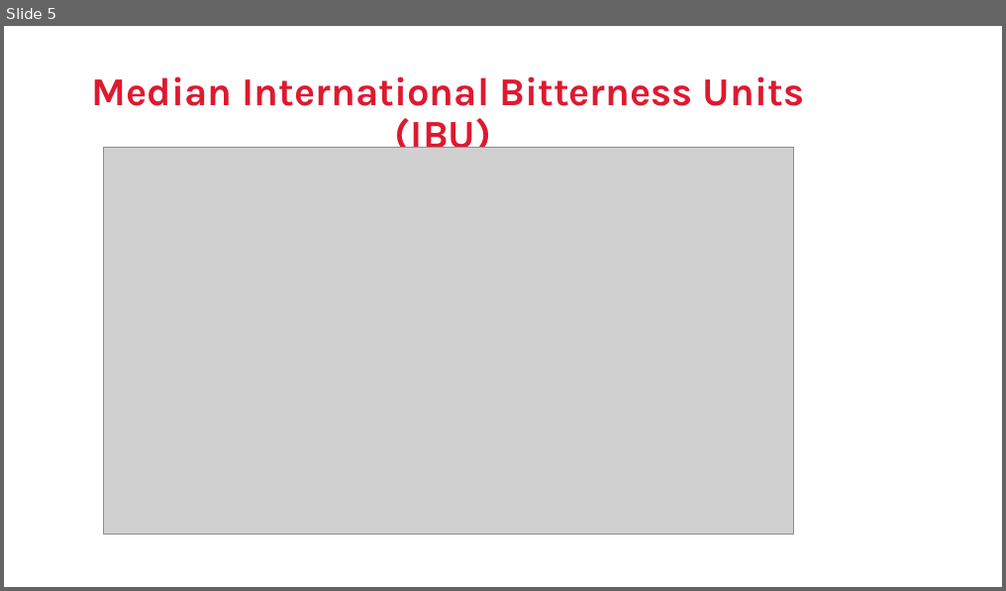
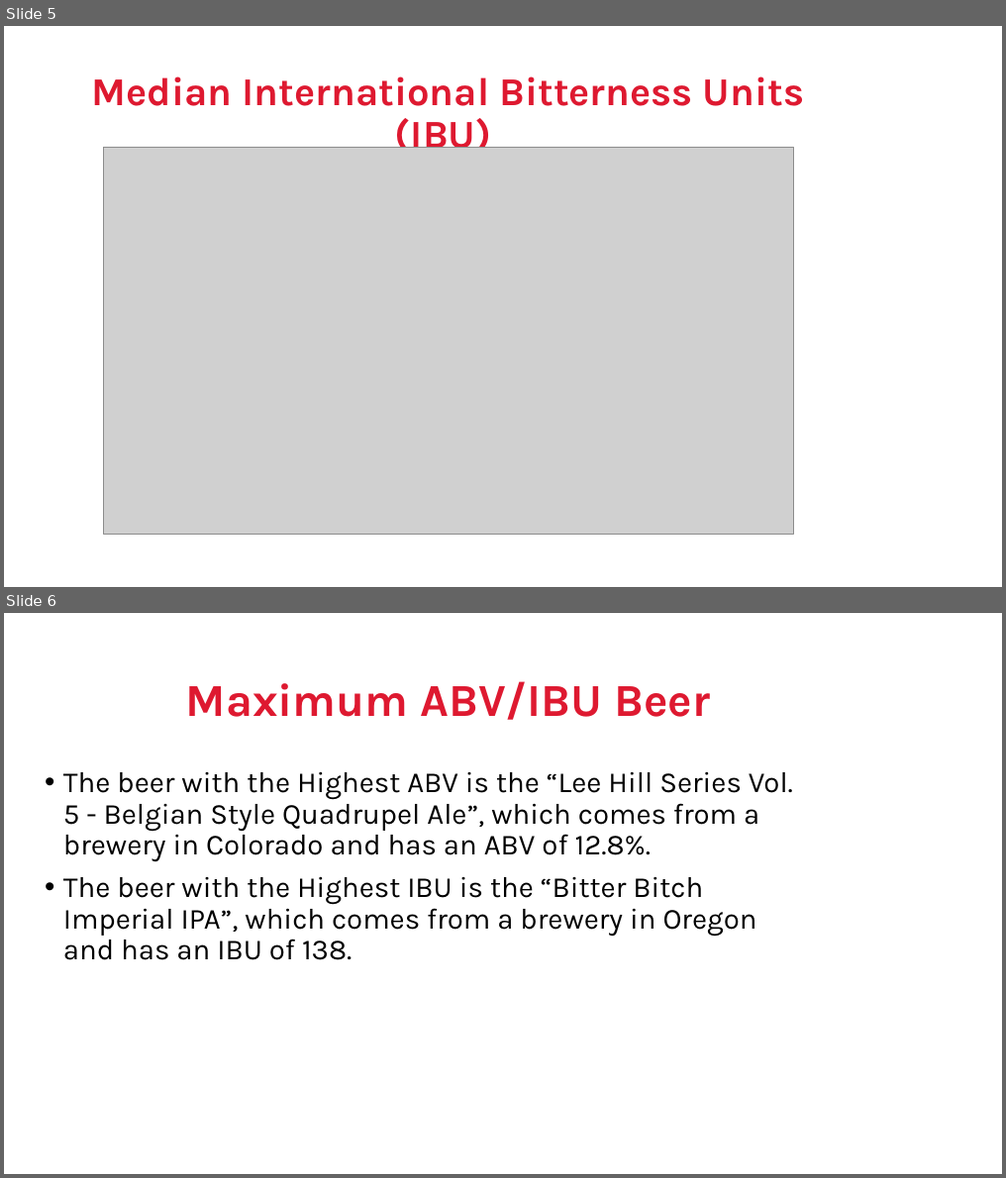
Before and after one commit to jeffnreed/DDS_Project1, a slide deck: DDS Project1 - Reed_Miller.pptx. Shown one above the other, each under a label of ours: slide 5 before the commit, slides 5 and 6 after it. The pictures are 1006x591 and 1006x1178 pixels, drawn with LibreOffice and Linux fonts; fonts in the diff are those of the drawing; grey boxes stand for pictures; background and template pictures are left out. Boxes give left, top, right and bottom in pixels: in the first picture for what was removed or moved away, otherwise in the second. Text is boxed around its words. In the diff, an @@ line names an element or a change of style, - is before the commit and + after.

```diff
--- a/DDS Project1 - Reed_Miller.pptx
+++ b/DDS Project1 - Reed_Miller.pptx
@@ slide 6 added at bbox=[4, 613, 1002, 1174], background picture (left out) @@
@@ title added at bbox=[186, 681, 710, 720], 44 pt, text #DE1930, bold @@
+Maximum ABV/IBU Beer
@@ text added at bbox=[63, 772, 793, 960], 28 pt, text #000000 @@
+• The beer with the Highest ABV is the “Lee Hill Series Vol. 5 - Belgian Style Quadrupel Ale”, which comes from a brewery in Colorado and has an ABV of 12.8%.
+• The beer with the Highest IBU is the “Bitter Bitch Imperial IPA”, which comes from a brewery in Oregon and has an IBU of 138.
```
Also in this commit, not shown: 3 other slides added, 1 slide removed.
